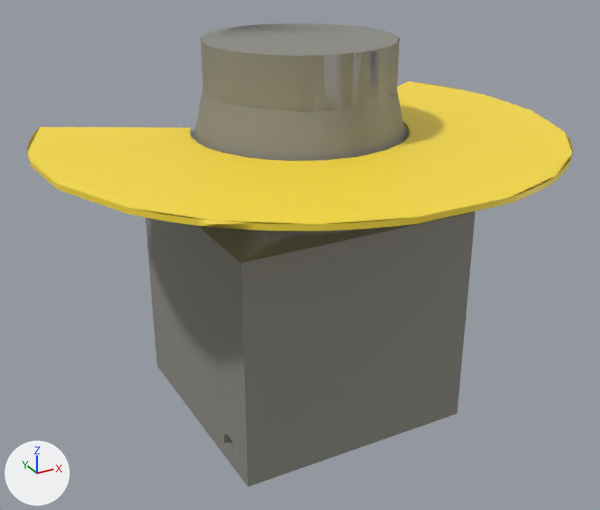
An edit to the COLLADA model as_description/meshes/hokuyo.dae, drawn before and after from the same camera.
Rendered twice from a 50 mm camera at (-0.0751, -0.1123, 0.0778) aimed at (-0.0053, 0.0145, 0.0144). Every picture has the same lights, and +X, +Y and +Z are marked at lower left.
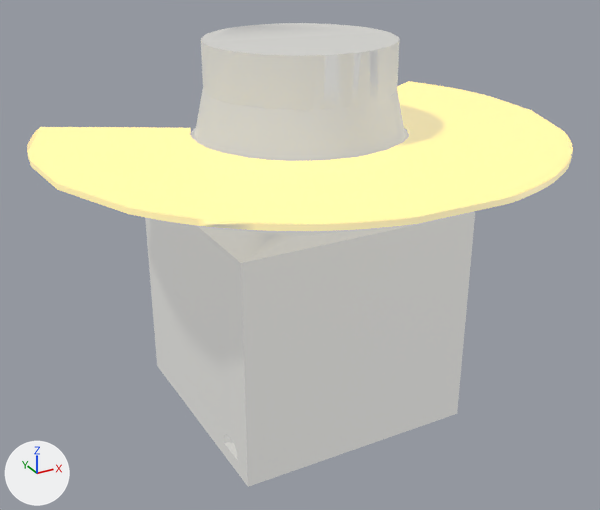
Pixel boxes (x1, y1, x2, y2) of what changed, in the pictures (600 x 510 px):
'Object', recoloured, surface changed
    both: (27, 23, 573, 487)

What changed in the scene script:
```text
Change mat_id10_001:
    add mat_id10_001.emission_strength = 1.0
    add mat_id10_001.emission_color = (0.35, 0.35, 0.35)  # grey #a0a0a0
Change mat_id18:
    add mat_id18.emission_strength = 1.0
    add mat_id18.emission_color = (0.35, 0.35, 0.35)  # grey #a0a0a0
```
